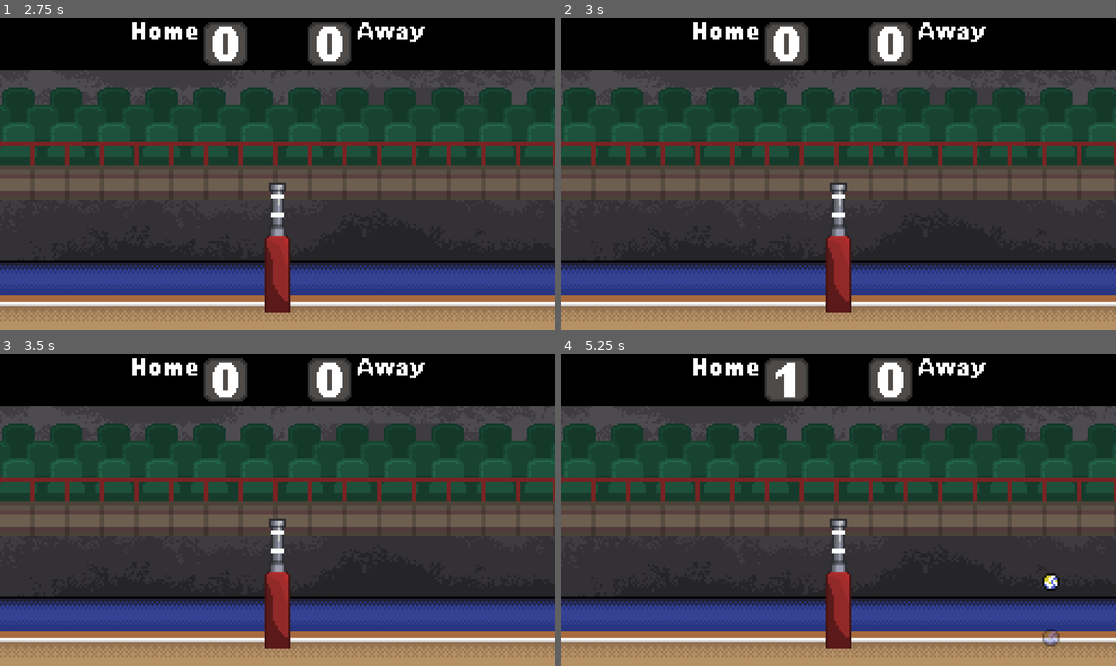
Above: before the commit, frames 1-4 (two rows, left to right).
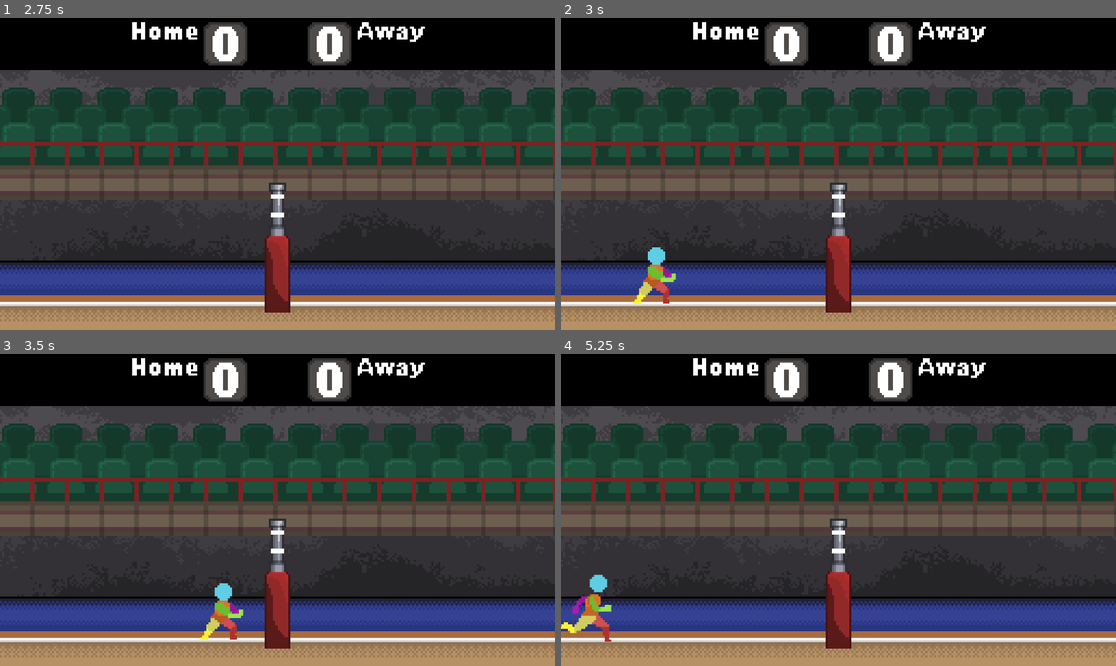
Above: after the commit, the same moments.

Repository: wonderdip/Arcade-Game
Game: Godot game, scene res://Scenes/main_menu.tscn
Same seed, same stepped clock (60 frames per second), same inputs: the game is played once before the commit and once after it.
Inputs:
- Up to frame 1 (2.75 s): click "Create Server" at 0.5 s; click "Join Game" at 1.25 s; click "Local Play" at 2 s
- Up to frame 2 (3 s): tap Enter at 2.75 s; hold Right (right) from 2.78 s (still down); hold C (Bump) from 2.78 s (still down)
- Up to frame 3 (3.5 s): keep holding Right (right); keep holding C (Bump); tap W (jump) at 3.02 s
- Up to frame 4 (5.25 s): release C (Bump) at 3.53 s; tap E (hit) at 3.6 s; tap W (jump) at 3.77 s; release Right (right) at 4.28 s; hold A (left) 4.28-5.03 s; tap Q (spawnball_1) at 4.35 s; hold Right (right) from 5.03 s (still down); tap C (Bump) at 5.1 s

Frame 1 is identical in both runs. In frame 2, 0.6% of the frame differs, in the area x 12-21%, y 73-92%; in frame 3, 0.6%; in frame 4, 1.3%, in the area x 0-90%, y 2-94%.

Commit message:
still trying to do fucking couch multiplayer

Diff:
--- a/Scenes/main_menu.tscn
+++ b/Scenes/main_menu.tscn
@@ -25,7 +25,7 @@
 grow_horizontal = 2
 grow_vertical = 2
 
-[node name="Button" type="Button" parent="Server"]
+[node name="Local" type="Button" parent="Server"]
 layout_mode = 2
 text = "Local Play"
 
@@ -37,6 +37,6 @@
 layout_mode = 2
 text = "Join Game"
 
-[connection signal="pressed" from="Server/Button" to="." method="_on_button_pressed"]
+[connection signal="pressed" from="Server/Local" to="." method="_on_local_pressed"]
 [connection signal="pressed" from="Server/Server" to="." method="_on_server_pressed"]
 [connection signal="pressed" from="Server/Join" to="." method="_on_join_pressed"]
--- a/Scripts/ball.gd
+++ b/Scripts/ball.gd
@@ -19,22 +19,31 @@
 
 var normal_linear_damp: float = 0.5
 var is_hovering: bool = false
+var is_local_mode: bool = false
 
 func _enter_tree() -> void:
-	# Set the server as the authority for the ball
-	set_multiplayer_authority(1)
+	is_local_mode = Networkhandler.is_local
+
+	# Set the server as the authority for the ball (only in network mode)
+	if not is_local_mode:
+		set_multiplayer_authority(1)
 
 func _ready():
 	normal_linear_damp = linear_damp
 	body_entered.connect(_on_body_entered)
 
-	# Only process physics on server, but allow visibility on clients
-	if multiplayer.is_server():
+	if is_local_mode:
+		# Local mode - always simulate physics
+		freeze = false
+		sleeping = false
+		print("Ball spawned in local mode at position: ", global_position)
+	elif multiplayer.is_server():
+		# Network mode - only server simulates
 		freeze = false
 		sleeping = false
 		print("Ball spawned on server at position: ", global_position)
 	else:
-		# On clients, just show the ball but don't simulate physics
+		# Network client - just show the ball
 		print("Ball spawned on client at position: ", global_position)
 
 func _physics_process(_delta: float) -> void:
@@ -46,7 +55,8 @@
 		landing_sprite.global_position = hit_point
 
 func _integrate_forces(state):
-	if not multiplayer.is_server():
+	# In local mode, always process. In network mode, only on server
+	if not is_local_mode and not multiplayer.is_server():
 		return
 
 	# Cap velocity to prevent ball from going crazy
@@ -67,8 +77,8 @@
 		linear_damp = normal_linear_damp
 
 func _on_body_entered(body: Node):
-	# Only process on server
-	if not multiplayer.is_server():
+	# In local mode, always process. In network mode, only on server
+	if not is_local_mode and not multiplayer.is_server():
 		return
 
 	if scored:
--- a/Scripts/local_player_manager.gd
+++ b/Scripts/local_player_manager.gd
@@ -3,6 +3,7 @@
 signal player_joined(device_id: int, player_number: int)
 
 var registered_devices: Dictionary = {}  # device_id -> player_number
+var registered_input_types: Array = []  # Track if keyboard or joypad joined
 var player_count: int = 0
 var max_players: int = 2
 
@@ -12,19 +13,36 @@
 	Vector2(216, 112)   # Player 2
 ]
 
+var ready_to_accept_players: bool = false
+
 func _ready():
 	# Listen for any input to detect player join
 	set_process_input(true)
+	# Wait a frame to avoid menu button presses registering as player joins
+	await get_tree().process_frame
+	ready_to_accept_players = true
 
 func _input(event: InputEvent):
+	if not ready_to_accept_players:
+		return
+
 	# Check for join input (any button press or key)
-	if event is InputEventKey or event is InputEventJoypadButton:
+	if event is InputEventKey:
 		if event.pressed and not event.echo:
-			_try_register_device(event.device)
+			print("Key input detected from device: ", event.device)
+			_try_register_device(event.device, "keyboard")
+	elif event is InputEventJoypadButton:
+		if event.pressed:
+			print("Joypad button detected from device: ", event.device)
+			_try_register_device(event.device, "joypad")
 
-func _try_register_device(device_id: int) -> bool:
-	# Check if already registered
-	if device_id in registered_devices:
+func _try_register_device(device_id: int, input_type: String) -> bool:
+	# Create a unique identifier combining device and type
+	var unique_id = str(device_id) + "_" + input_type
+
+	# Check if this device+type combo is already registered
+	if unique_id in registered_devices:
+		print("Device ", device_id, " (", input_type, ") already registered")
 		return false
 
 	# Check if we have room for more players
@@ -34,10 +52,13 @@
 
 	# Register the device
 	player_count += 1
-	registered_devices[device_id] = player_count
+	registered_devices[unique_id] = player_count
+	registered_input_types.append(input_type)
 
-	print("Player %d joined with device %d" % [player_count, device_id])
-	emit_signal("player_joined", device_id, player_count)
+	print("Player %d joined with device %d (%s)" % [player_count, device_id, input_type])
+	print("About to emit signal...")
+	player_joined.emit(device_id, player_count)
+	print("Signal emitted!")
 
 	return true
 
--- a/Scripts/main_menu.gd
+++ b/Scripts/main_menu.gd
@@ -1,11 +1,18 @@
 extends Control
 
 func _on_server_pressed() -> void:
+	Networkhandler.is_local = false
 	Networkhandler.start_server()
 
-func _on_button_pressed() -> void:
+func _on_local_pressed() -> void:
+	# Clear any previous network connections
+	if multiplayer.multiplayer_peer != null:
+		multiplayer.multiplayer_peer.close()
+		multiplayer.multiplayer_peer = null
+
+	Networkhandler.is_local = true
 	get_tree().change_scene_to_file("res://Scenes/world.tscn")
-	Networkhandler.is_local = true
 
 func _on_join_pressed() -> void:
+	Networkhandler.is_local = false
 	Networkhandler.start_client()
--- a/Scripts/multiplayer_spawner.gd
+++ b/Scripts/multiplayer_spawner.gd
@@ -3,8 +3,13 @@
 @export var network_player: PackedScene
 
 func _ready() -> void:
+	# Only run in network mode
+	if Networkhandler.is_local:
+		print("Local mode - skipping multiplayer spawner")
+		return
+
 	# Spawn server's own player immediately
-	if multiplayer.is_server() and Networkhandler.is_local == false:
+	if multiplayer.is_server():
 		call_deferred("spawn_player", 1)
 
 	# Connect to spawn other players when they join
--- a/Scripts/world.gd
+++ b/Scripts/world.gd
@@ -12,10 +12,15 @@
 var spawned_players: Array = []
 
 func _ready() -> void:
+	print("=== World._ready() called ===")
+	print("Networkhandler.is_local = ", Networkhandler.is_local)
+
 	# Check if we're in network mode
 	is_network_mode = multiplayer.multiplayer_peer != null
+	print("is_network_mode = ", is_network_mode)
 
 	if is_network_mode:
+		print("Network mode detected")
 		# Network mode - only server spawns ball after client connects
 		if multiplayer.is_server():
 			multiplayer.peer_connected.connect(_on_peer_connected)
@@ -24,39 +29,65 @@
 				await get_tree().create_timer(1.0).timeout
 				spawn_ball()
 	elif Networkhandler.is_local:
+		print("Local mode detected - calling setup_local_multiplayer()")
 		# Local mode - setup player manager
-		print("Local multiplayer mode detected")
 		setup_local_multiplayer()
+	else:
+		print("WARNING: Neither network nor local mode!")
 
 func setup_local_multiplayer() -> void:
+	print("=== Setting up local multiplayer ===")
+
 	# Create the player manager
 	var PlayerManager = load("res://Scripts/local_player_manager.gd")
 	local_player_manager = PlayerManager.new()
 	local_player_manager.name = "LocalPlayerManager"
 	local_player_manager.max_players = 2
+
+	# Connect to player join signal BEFORE adding to tree
+	var connection_result = local_player_manager.player_joined.connect(_on_local_player_joined)
+	print("Signal connection result: ", connection_result)
+	print("Is signal connected? ", local_player_manager.player_joined.is_connected(_on_local_player_joined))
+
 	add_child(local_player_manager)
 
-	# Connect to player join signal
-	local_player_manager.player_joined.connect(_on_local_player_joined)
+	# Test if the function can be called directly
+	print("Testing direct function call...")
+	# Don't actually call it, just verify it exists
+	if has_method("_on_local_player_joined"):
+		print("_on_local_player_joined method exists")
+	else:
+		print("ERROR: _on_local_player_joined method NOT found!")
 
-	print("Press any button to join! (Up to 2 players)")
+	print("Press any button/key to join! (Up to 2 players)")
+	print("Keyboard device ID: 0")
+	print("Controller devices will have IDs > 0")
 
 func _on_local_player_joined(device_id: int, player_number: int):
-	print("Spawning player %d with device %d" % [player_number, device_id])
+	print("=== _on_local_player_joined called ===")
+	print("Device ID: ", device_id, " Player Number: ", player_number)
 
 	# Spawn the player
 	var player = player_scene.instantiate()
+	print("Player scene instantiated: ", player)
+
 	player.name = "Player_" + str(player_number)
 	player.position = local_player_manager.get_spawn_position(player_number)
+	print("Player position set to: ", player.position)
 
 	add_child(player)
+	print("Player added to scene tree")
 
 	# Setup the player with their device
 	player.setup_local_player(device_id, player_number)
+	print("Player setup complete")
+
 	spawned_players.append(player)
+	print("Players spawned so far: ", spawned_players.size())
 
 	# If both players joined, spawn the ball
 	if spawned_players.size() == 2:
+		print("Both players joined - spawning ball...")
 		await get_tree().create_timer(0.5).timeout
 		spawn_ball_local()
 
--- a/project.godot
+++ b/project.godot
@@ -20,6 +20,7 @@
 [autoload]
 
 Networkhandler="*res://Scripts/networkhandler.gd"
+LocalPlayerManager="*res://Scripts/local_player_manager.gd"
 
 [display]
 
Binary file added: Assets/Future Front Page.png
